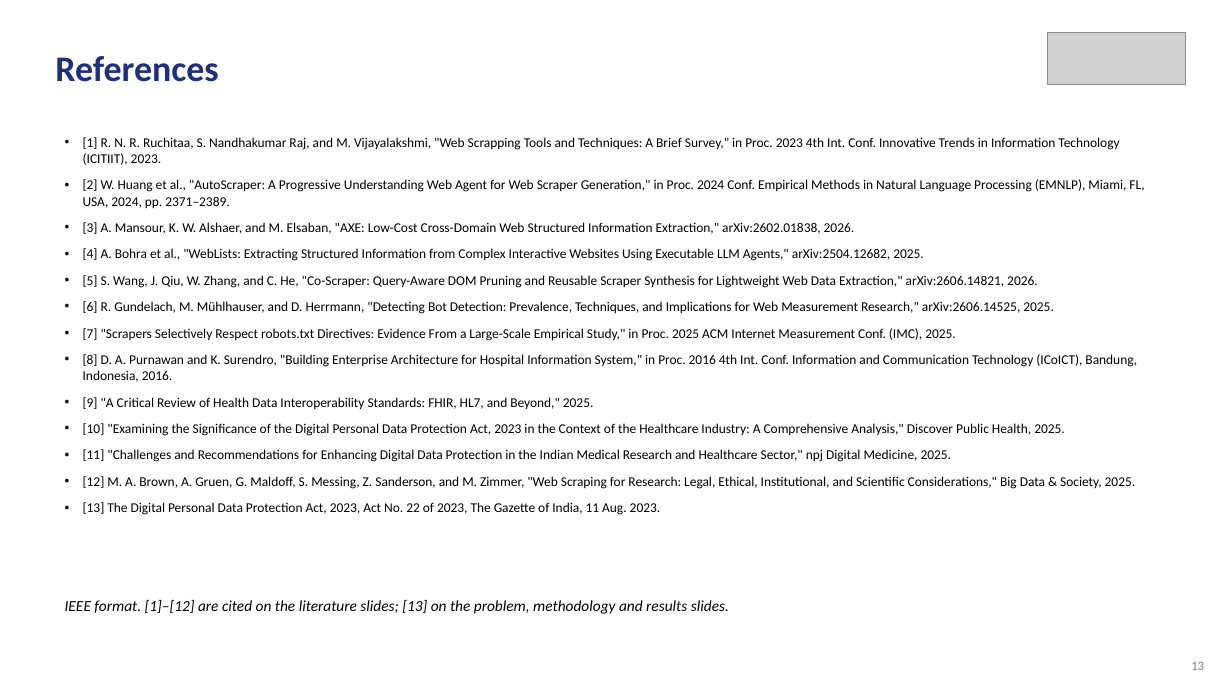
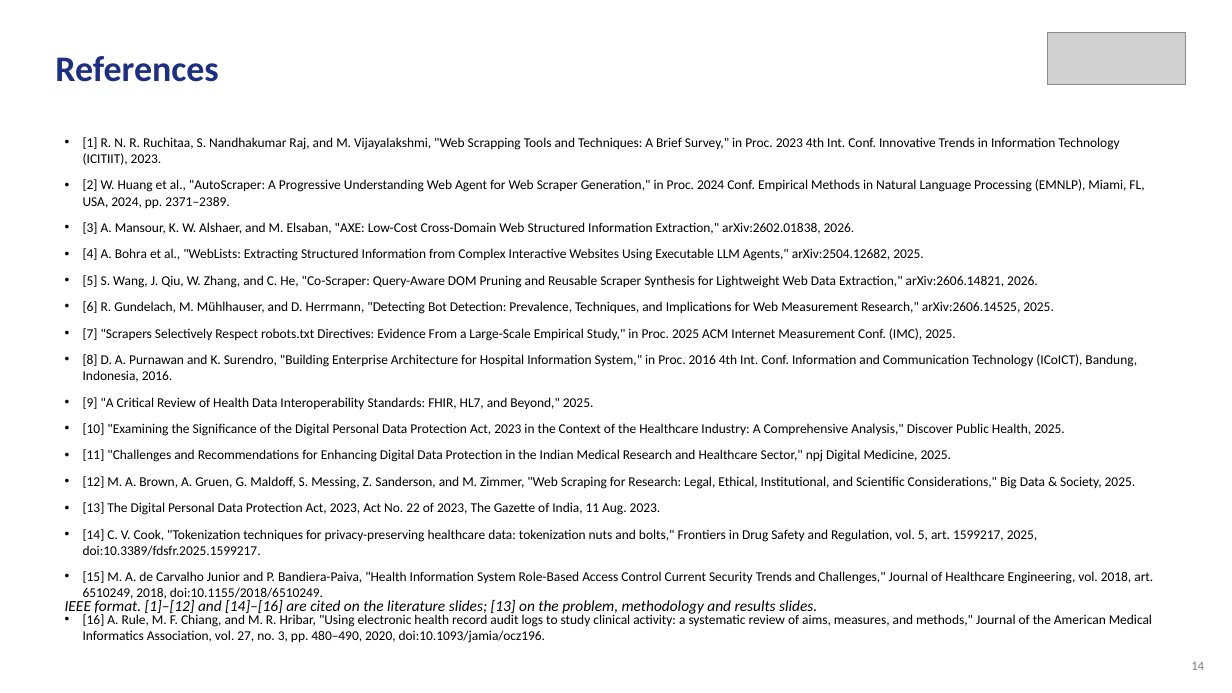
Before and after one commit to aysk1209/his-scraping-dpdp-project, a slide deck: slide 14 of Review-II.pptx (slide 13 before the commit). Drawn at 1232x693 pixels with LibreOffice and Linux fonts; fonts in the diff are those of the drawing; grey boxes stand for pictures. Boxes give left, top, right and bottom in pixels: in the first picture for what was removed or moved away, otherwise in the second. Text is boxed around its words. In the diff, an @@ line names an element or a change of style, - is before the commit and + after.

```diff
--- a/Review-II.pptx
+++ b/Review-II.pptx
@@ text at [83, 529, 1153, 643]: paragraphs added @@
+• [14] C. V. Cook, "Tokenization techniques for privacy-preserving healthcare data: tokenization nuts and bolts," Frontiers in Drug Safety and Regulation, vol. 5, art. 1599217, 2025, doi:10.3389/fdsfr.2025.1599217.
+• [15] M. A. de Carvalho Junior and P. Bandiera-Paiva, "Health Information System Role-Based Access Control Current Security Trends and Challenges," Journal of Healthcare Engineering, vol. 2018, art. 6510249, 2018, doi:10.1155/2018/6510249.
+• [16] A. Rule, M. F. Chiang, and M. R. Hribar, "Using electronic health record audit logs to study clinical activity: a systematic review of aims, measures, and methods," Journal of the American Medical Informatics Association, vol. 27, no. 3, pp. 480–490, 2020, doi:10.1093/jamia/ocz196.
@@ text at [65, 598, 817, 616]: text changed @@
-IEEE format. [1]–[12] are cited on the literature slides; [13] on the problem, methodology and results slides.
+IEEE format. [1]–[12] and [14]–[16] are cited on the literature slides; [13] on the problem, methodology and results slides.
@@ text at [1191, 662, 1204, 670]: text changed @@
-13
+14
```
Also in this commit, not shown: 9 other slides changed, 1 slide added, 4 other files.
